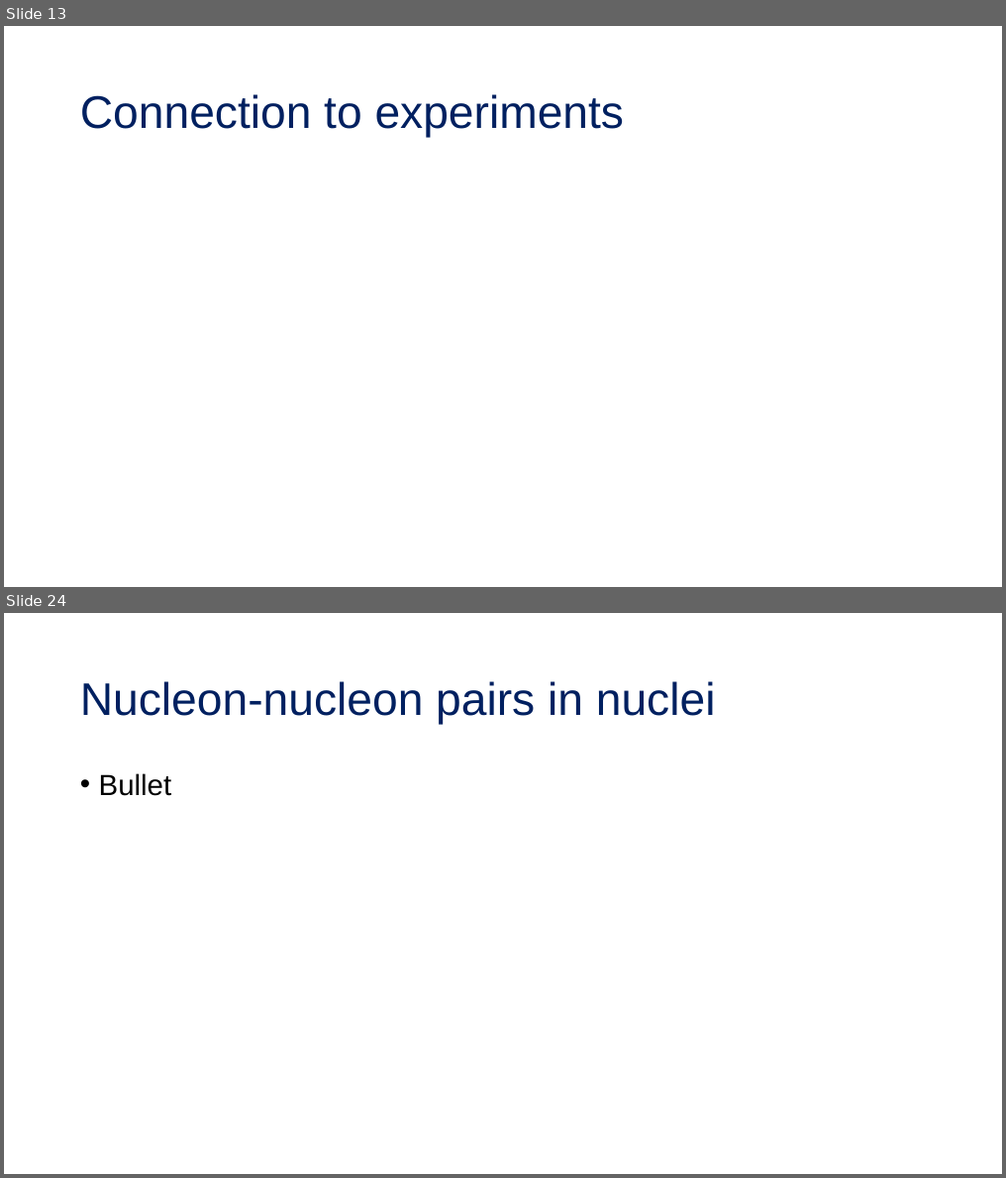
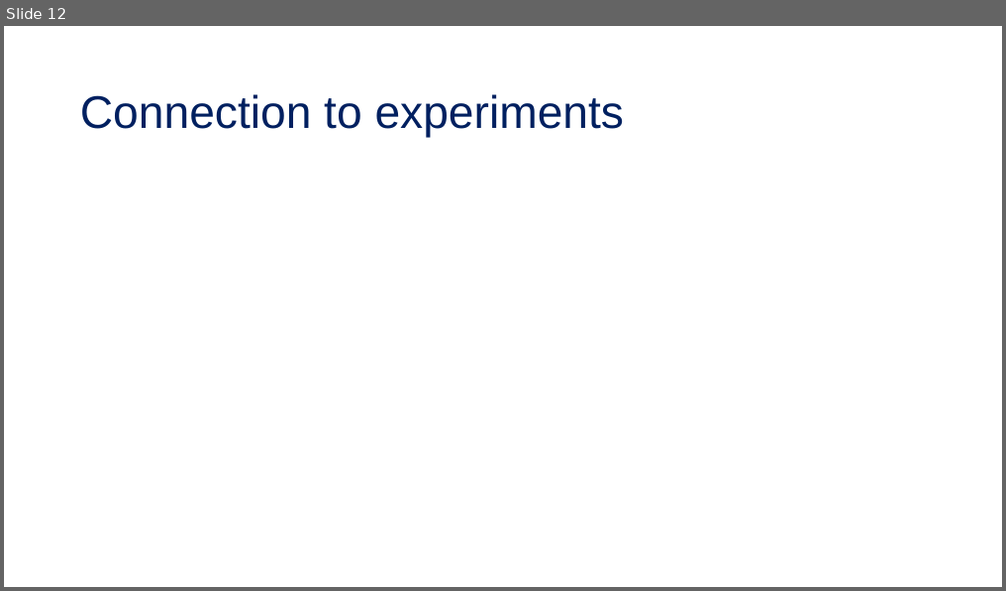
Before and after one commit to tropiano4/tropiano-srg, a slide deck: Presentations/DNP_October2020/tropiano_dnp_october2020.pptx. Shown one above the other, each under a label of ours: slides 13 and 24 before the commit, slide 12 after it; the slides between them are not shown. The pictures are 1006x1178 and 1006x591 pixels, drawn with LibreOffice and Linux fonts; fonts in the diff are those of the drawing; grey boxes stand for pictures. Boxes give left, top, right and bottom in pixels: in the first picture for what was removed or moved away, otherwise in the second. Text is boxed around its words. In the diff, an @@ line names an element or a change of style, - is before the commit and + after.

```diff
--- a/Presentations/DNP_October2020/tropiano_dnp_october2020.pptx
+++ b/Presentations/DNP_October2020/tropiano_dnp_october2020.pptx
@@ slide 24 removed at [4, 613, 1002, 1174], background #FFFFFF @@
@@ title removed at [80, 681, 716, 725] @@
-Nucleon-nucleon pairs in nuclei
@@ text removed at [99, 773, 171, 796] @@
-• Bullet
@@ what was slide 13 is now slide 12 @@
```
Also in this commit, not shown: 7 slides changed, 12 slides added, 14 other slides removed.
